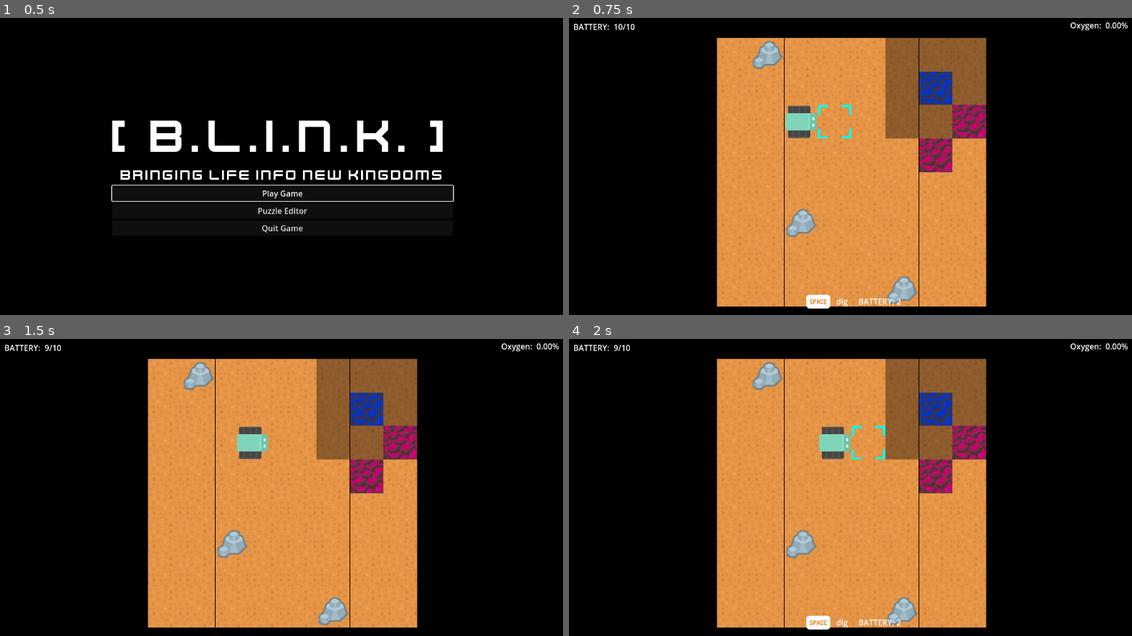
Above: before the commit, frames 1-4 (two rows, left to right).
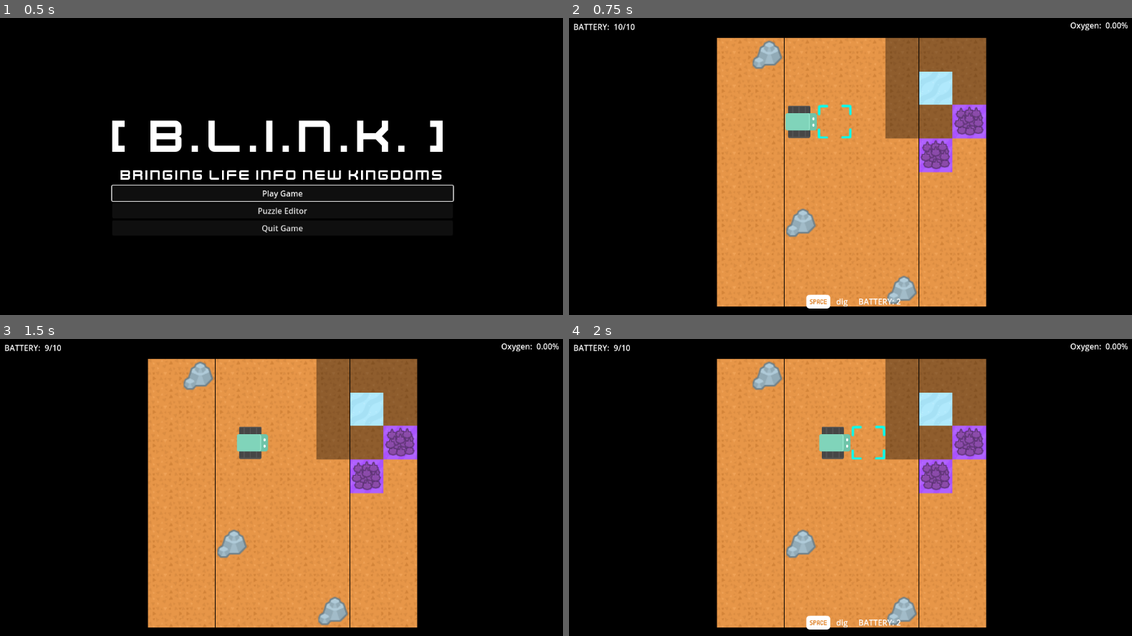
Above: after the commit, the same moments.

Repository: bardunbar/galway-game-jam-23
Game: Godot game, scene res://screens/main_menu/main_menu_scene.tscn
Same seed, same stepped clock (60 frames per second), same inputs: the game is played once before the commit and once after it.
Inputs (mouse positions are in pixels of both pictures, inside the frame that each line leads up to):
- Up to frame 1 (0.5 s): no input
- Up to frame 2 (0.75 s): click "Play Game" at 0.5 s
- Up to frame 3 (1.5 s): tap Enter at 1.25 s; move the mouse to (163, 374) at 1.27 s; hold Right (move_right) from 1.28 s (still down); tap Space (Action_1) at 1.35 s; click (163, 374) at 1.42 s
- Up to frame 4 (2 s): keep holding Right (move_right)

Frame 1 is identical in both runs. In frame 2, 2.1% of the frame differs, in the area x 41-75%, y 18-65%; in frame 3, 2.1%; in frame 4, 2.1%.

Commit message:
Adds all tile textures except for hole.

Diff:
--- a/project/screens/game/grid/tile.tscn
+++ b/project/screens/game/grid/tile.tscn
@@ -1,28 +1,14 @@
-[gd_scene load_steps=12 format=3 uid="uid://hv7ajecc3s74"]
+[gd_scene load_steps=6 format=3 uid="uid://hv7ajecc3s74"]
 
 [ext_resource type="Script" uid="uid://defb5quso33t0" path="res://screens/game/grid/tile.gd" id="1_6oxcn"]
 [ext_resource type="Texture2D" uid="uid://ov17un2vb3t7" path="res://assets/textures/earth_placeholder_texture.png" id="2_xi6y3"]
 [ext_resource type="Texture2D" uid="uid://dltlvfkk1u64c" path="res://assets/textures/water_placeholder_texture.png" id="3_3sxbs"]
-[ext_resource type="Texture2D" uid="uid://bsabv8nsvw1q8" path="res://assets/textures/toxic_placeholder_texture.png" id="4_ylbef"]
-[ext_resource type="Texture2D" uid="uid://vv8dwrjj8uey" path="res://assets/textures/earth_watered_placeholder_texture.png" id="5_dfmno"]
 [ext_resource type="Texture2D" uid="uid://baha6cyrx3v11" path="res://assets/textures/TileHighlight.png" id="5_ylbef"]
-[ext_resource type="Texture2D" uid="uid://crw7yk25cjj5y" path="res://assets/textures/seeds_placeholder_texture.png" id="6_f8h2w"]
-[ext_resource type="Texture2D" uid="uid://bepaib6x7j04" path="res://assets/textures/tree_placeholder_texture.png" id="7_q4v6p"]
-[ext_resource type="Texture2D" uid="uid://c6mhwnkcpj0sx" path="res://assets/textures/hole_placeholder_texture.png" id="8_q4v6p"]
-[ext_resource type="Texture2D" uid="uid://b3nuvi7xb8pwm" path="res://assets/textures/rock_placeholder_texture.png" id="9_cbw23"]
 
 [sub_resource type="RectangleShape2D" id="RectangleShape2D_cbw23"]
 
 [node name="Tile" type="Area2D"]
 script = ExtResource("1_6oxcn")
-ground_texture = ExtResource("2_xi6y3")
-water_texture = ExtResource("3_3sxbs")
-toxic_texture = ExtResource("4_ylbef")
-watered_ground_texture = ExtResource("5_dfmno")
-seed_texture = ExtResource("6_f8h2w")
-tree_texture = ExtResource("7_q4v6p")
-hole_texture = ExtResource("8_q4v6p")
-rock_texture = ExtResource("9_cbw23")
 highlight_texture = ExtResource("5_ylbef")
 
 [node name="CurrentTexture" type="Sprite2D" parent="."]
Binary file changed: project/assets/textures/rock_placeholder_texture.png
Binary file changed: project/assets/textures/seed_placeholder_texture.png
Binary file changed: project/assets/textures/seeds_placeholder_texture.png
Binary file changed: project/assets/textures/toxic_placeholder_texture.png
Binary file changed: project/assets/textures/tree_placeholder_texture.png
Binary file changed: project/assets/textures/water_placeholder_texture.png
Not shown, changed: project/assets/textures/rock_placeholder_texture.png~
Not shown, added: project/assets/textures/seed_placeholder_texture.png~
Not shown, added: project/assets/textures/seeds_placeholder_texture.png~
Not shown, added: project/assets/textures/toxic_placeholder_texture.png~
Not shown, added: project/assets/textures/tree_placeholder_texture.png~
Not shown, added: project/assets/textures/water_placeholder_texture.png~
